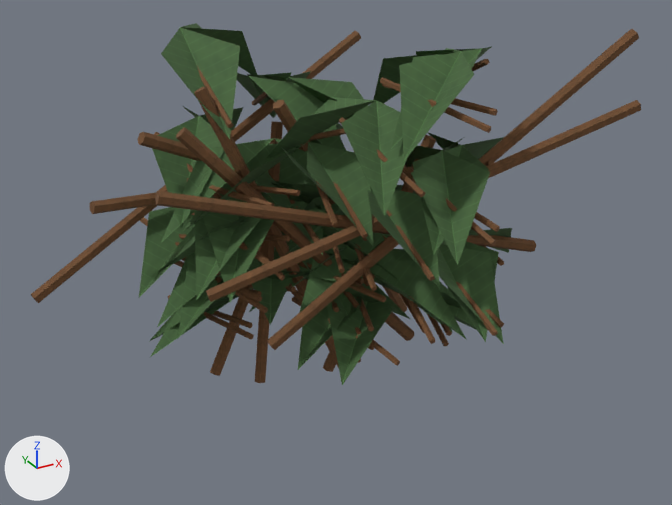
The OBJ model Assets/ProjectOEN/ProductionArt/Meshes/environment_set_dressing/en-009_broadleaf_bush_set__dense.obj: old version first, new version second.
Both versions are drawn from a camera (50 mm lens) standing at (-0.949, -1.803, 1.245) and looking at (0.034, -0.015, 0.351). Lighting does not change. The marker at lower left points along +X, +Y and +Z. The older version comes first. Where no turn or scale is listed for an object, it has been applied to the vertices. Vertices at exactly the same position are counted once.

Names of what the first picture shows: 'en-009_broadleaf_bush_set__dense'.
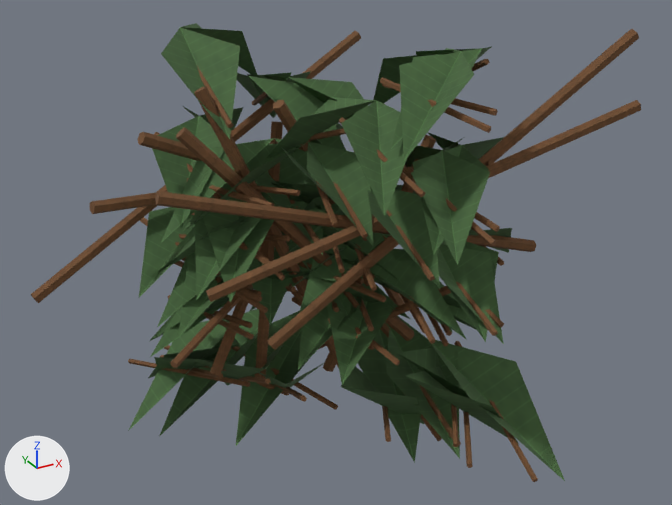
Location of each change, [x1, y1, x2, y2] in pixels of the pictures (672 x 505 px):
'en-009_broadleaf_bush_set__dense', reshaped (27% taller)
    before: [31, 23, 641, 385]
    after: [31, 23, 641, 482]
part 1 of me_en_009_broadleaf_bush_set__dense, added
    after: [420, 385, 461, 445]
part 2 of me_en_009_broadleaf_bush_set__dense, added
    after: [451, 404, 459, 447]
part 3 of me_en_009_broadleaf_bush_set__dense, added
    after: [382, 406, 391, 442]
part 4 of me_en_009_broadleaf_bush_set__dense, added
    after: [239, 376, 271, 384]
part 5 of me_en_009_broadleaf_bush_set__dense, added (green)
    after: [128, 284, 565, 482]

The edits, one by one:
me_en_009_broadleaf_bush_set__dense is used by ob_en_009_broadleaf_bush_set__dense; location (0.0, 0.0, 0.0).
me_en_009_broadleaf_bush_set__dense had 1391 vertices, 2028 faces and spanned x -0.645..0.644, y -0.5..0.495, z 0.028..0.876.
me_en_009_broadleaf_bush_set__dense now has 1635 vertices, 2374 faces and spans x -0.645..0.644, y -0.5..0.495, z -0.196..0.876.
me_en_009_broadleaf_bush_set__dense part 1: the loose piece of 12 vertices spanning x 0.184..0.311, y -0.209..0.08, z 0.311..0.33 is copied, and the copy is turned -87 degrees about the y axis through its middle and scaled by 1.11, then moved by (-0.047, -0.1, -0.322); it spans x 0.194..0.207, y -0.324..-0.004, z -0.071..0.069.
me_en_009_broadleaf_bush_set__dense part 2: the loose piece of 12 vertices spanning x 0.203..0.308, y -0.249..0.047, z 0.19..0.223 is copied, and the copy is multiplied about its middle by the matrix ((1.061, 0.288, -0.154), (-0.299, 1.067, -0.063), (0.132, 0.102, 1.097)), then moved by (0.005, -0.107, -0.215); it spans x 0.165..0.356, y -0.352..-0.063, z -0.047..0.029.
me_en_009_broadleaf_bush_set__dense part 3: the loose piece of 12 vertices spanning x 0.182..0.275, y -0.266..0.03, z 0.175..0.238 is copied, and the copy is multiplied about its middle by the matrix ((0.737, 0.223, 0.8), (-0.196, 1.086, -0.122), (-0.807, -0.06, 0.76)), then moved by (-0.132, -0.035, -0.23); it spans x 0.008..0.183, y -0.304..-0.003, z -0.052..0.005.
me_en_009_broadleaf_bush_set__dense part 4: the loose piece of 12 vertices spanning x -0.311..-0.204, y -0.06..0.236, z 0.199..0.215 is copied, and the copy is multiplied about its middle by the matrix ((-0.048, 0.012, -1.109), (0.154, 1.099, 0.005), (1.098, -0.154, -0.049)), then moved by (0.084, -0.005, -0.195); it spans x -0.185..-0.161, y -0.073..0.238, z -0.068..0.092.
Part 5, on me_en_009_broadleaf_bush_set__dense:
179 vertices are added at x -0.436..0.453, y -0.49..0.442, z -0.196..0.453.
5 new vertices lie (0.514, 0.34, 0.128) away from vertices in x -0.428..-0.417, y -0.137..-0.121, z 0.222..0.241.
26 new faces join them, mat_leaf (picture img_leaf_albedo_png).
220 new faces join them, mat_wood (picture img_wood_albedo_png).
Other edits to the shape of me_en_009_broadleaf_bush_set__dense do not show in these pictures.
